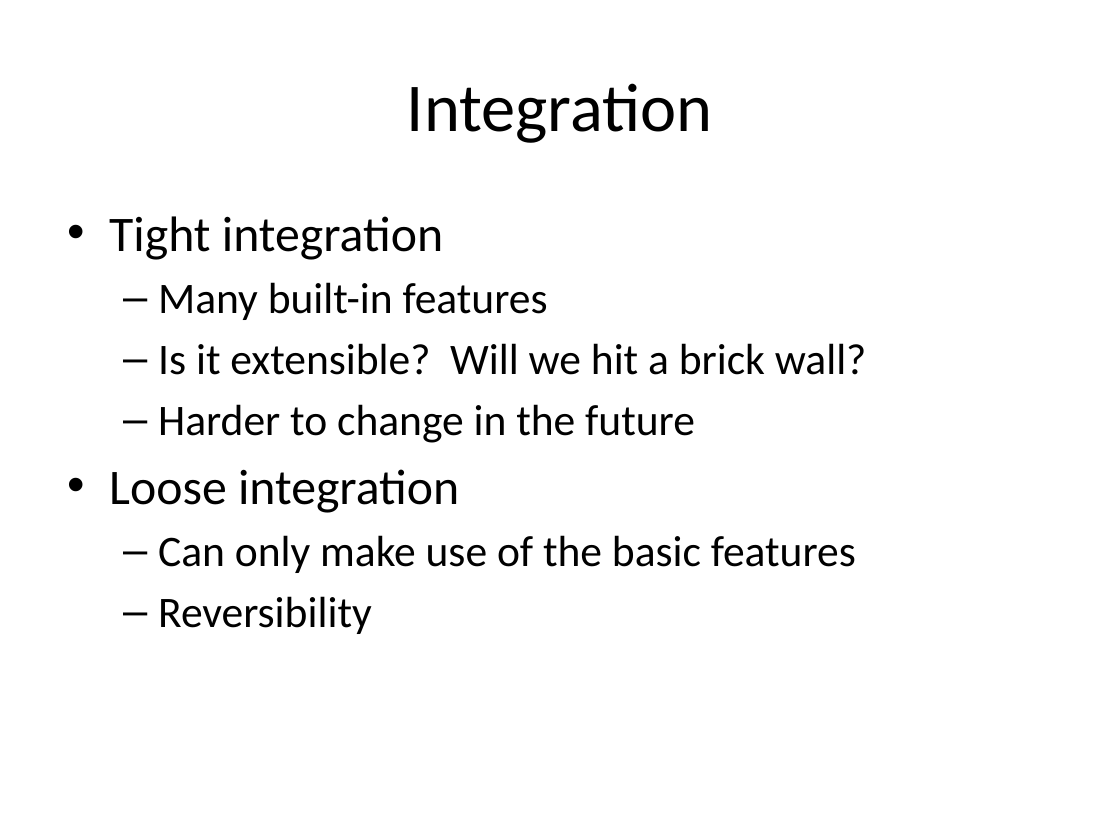
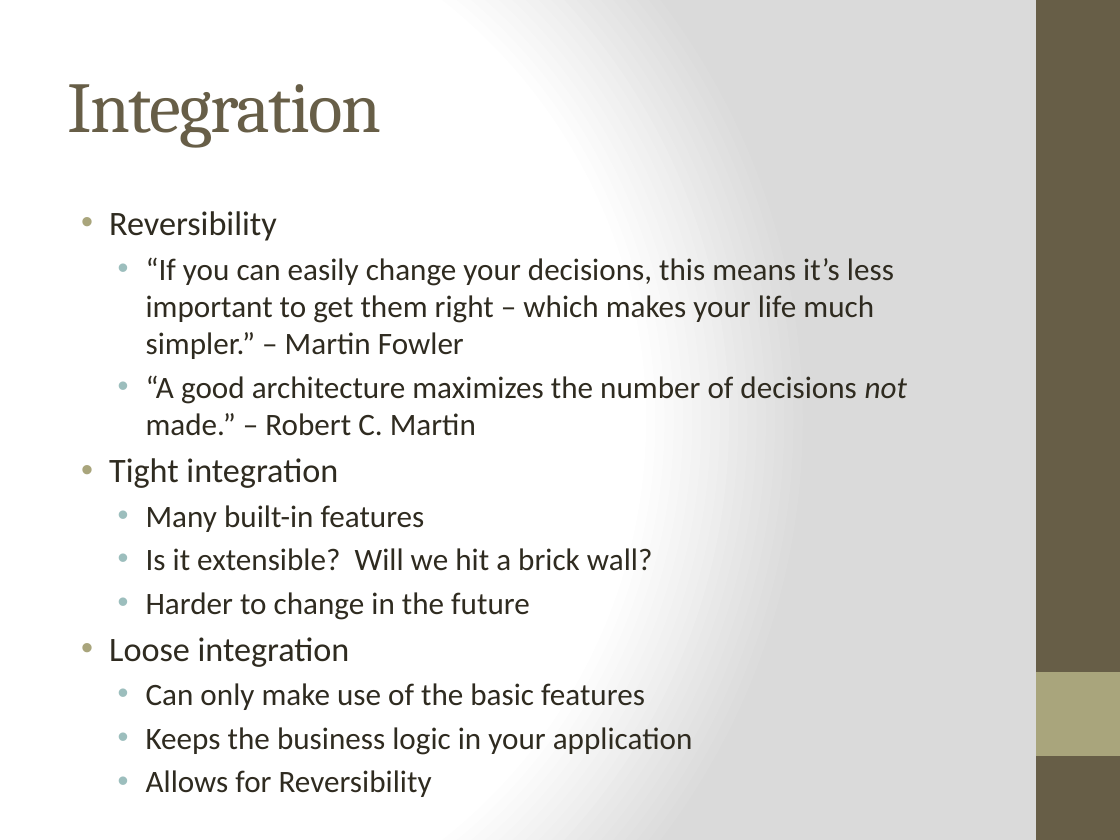
Before and after one commit to RyanHauert/presentations-ravendb, a slide deck: slide 2 of docs/RavenDB.pptx. Drawn at 1120x840 pixels with LibreOffice and Linux fonts; fonts in the diff are those of the drawing. Boxes give left, top, right and bottom in pixels: in the first picture for what was removed or moved away, otherwise in the second. Text is boxed around its words. In the diff, an @@ line names an element or a change of style, - is before the commit and + after.

Commit message:
Work on slides

```diff
--- a/docs/RavenDB.pptx
+++ b/docs/RavenDB.pptx
@@ background #FFFFFF to gradient #FFFFFF to #DADADA @@
@@ rectangle added at (1036,0,1120,840), fill #675E47 @@
@@ title "Integration" at (67,84,381,147): size 44 to 46 pt, font Calibri to Cambria, text colour #000000 to #675E47, letter spacing 0 to -1 pt; alignment centre to left @@
@@ text at (109,211,907,436): paragraphs added @@
+• Reversibility
+  • “If you can easily change your decisions, this means it’s less important to get them right – which makes your life much simpler.” – Martin Fowler
+  • “A good architecture maximizes the number of decisions not made.” – Robert C. Martin
@@ text at (109,458,653,710): size 32 to 22 pt in "Tight integration", "Loose integration"; text colour #000000 to #2F2B20 in "Tight integration", "Many built-in features", "Is it extensible? Will we hit a ...", "Harder to change in the future" and 2 more places; size 28 to 20 pt in "Many built-in features", "Is it extensible? Will we hit a ...", "Harder to change in the future", "Can only make use of the basic ..."; indent changed; less space between paragraphs; bullet – to • @@
@@ rectangle added at (1036,672,1120,756), fill #A9A57C @@
@@ text at (146,727,693,797): text changed; size 28 to 20 pt; text colour #000000 to #2F2B20 @@
-  – Reversibility
+  • Keeps the business logic in your application
+  • Allows for Reversibility
```
Also in this commit, not shown: 2 other slides changed, 5 slides added, 1 slide removed, 1 other file.
